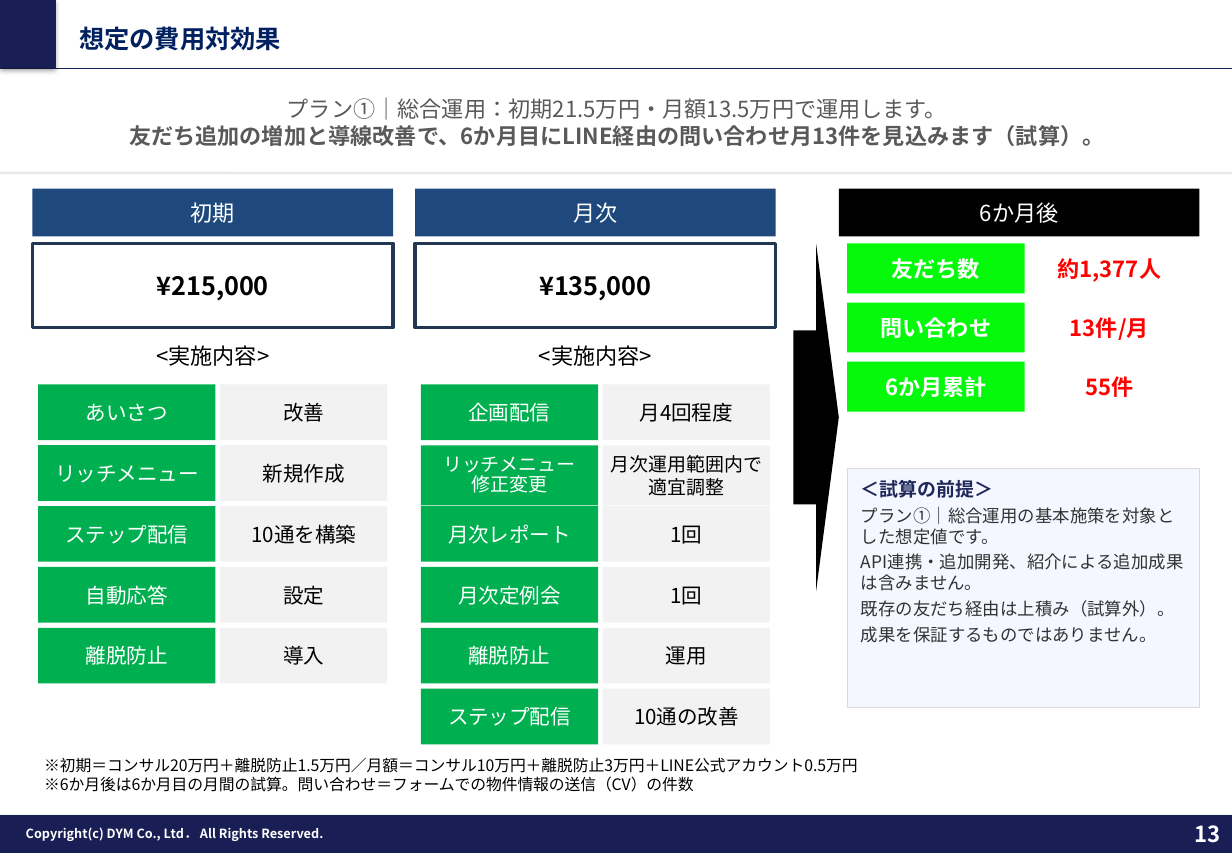
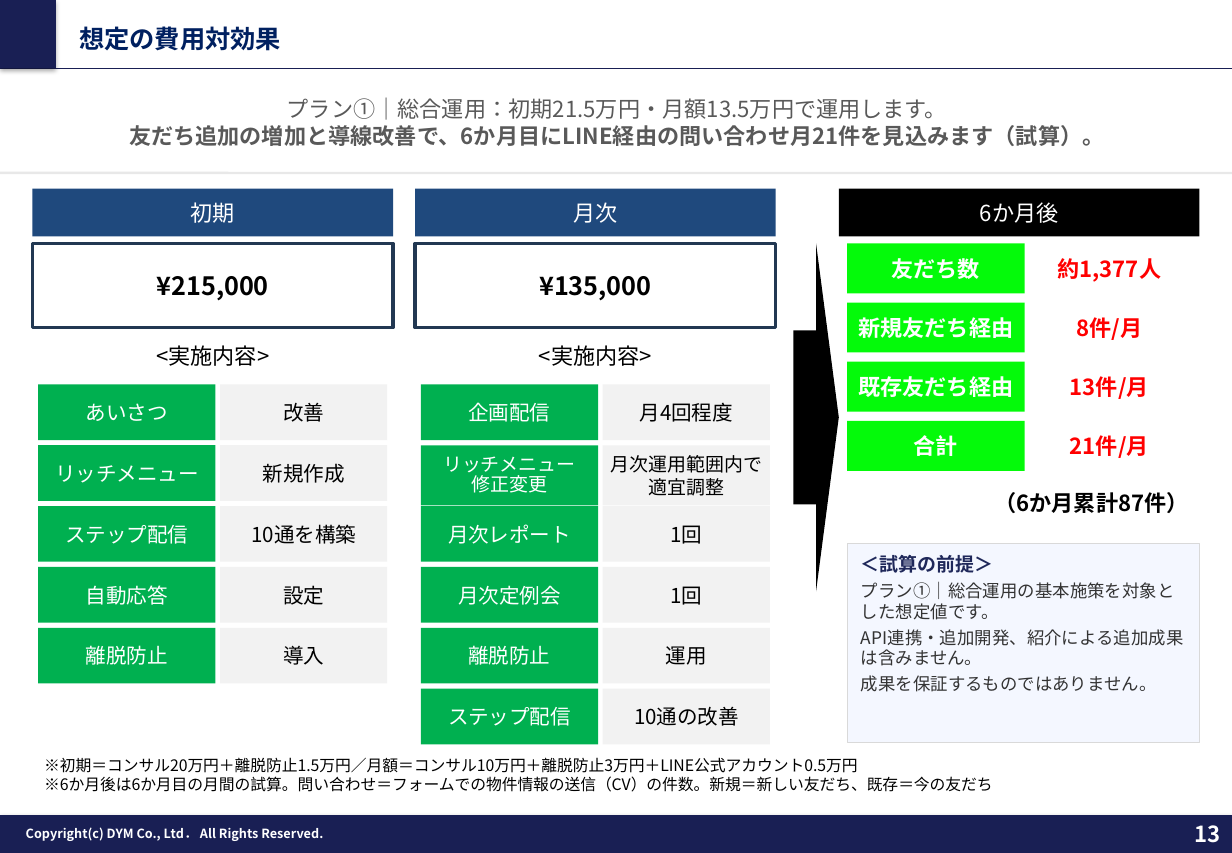
Before and after one commit to tonomura-r-dev/folder, a slide deck: slide 13 of 202610_株式会社あらうち御中_LINE公式アカウント運用のご提案_v9.pptx. Drawn at 1232x853 pixels with LibreOffice and Linux fonts; fonts in the diff are those of the drawing; background and template pictures are left out. Boxes give left, top, right and bottom in pixels: in the first picture for what was removed or moved away, otherwise in the second. Text is boxed around its words. In the diff, an @@ line names an element or a change of style, - is before the commit and + after.

```diff
--- a/202610_株式会社あらうち御中_LINE公式アカウント運用のご提案_v9.pptx
+++ b/202610_株式会社あらうち御中_LINE公式アカウント運用のご提案_v9.pptx
@@ text at [129, 125, 1104, 146]: text changed @@
-友だち追加の増加と導線改善で、6か月目にLINE経由の問い合わせ月13件を見込みます（試算）。
+友だち追加の増加と導線改善で、6か月目にLINE経由の問い合わせ月21件を見込みます（試算）。
@@ text in rectangle at [858, 317, 1013, 338]: text changed @@
-問い合わせ
+新規友だち経由
@@ text at [1076, 317, 1142, 340]: text changed @@
-13件/月
+8件/月
@@ rectangle added at [847, 362, 1025, 412], fill #04FA0A, 14 pt, text #FFFFFF, bold @@
+既存友だち経由
@@ text added at [1070, 376, 1149, 399], 14 pt, text #FF0000, bold @@
+13件/月
@@ rectangle "合計": place and size @@
-rectangle "合計" at [847, 362, 1025, 412]
+rectangle "合計" at [847, 421, 1025, 471]
@@ text in rectangle at [914, 435, 958, 456]: text changed @@
-6か月累計
+合計
@@ text at [1070, 435, 1149, 458]: text changed @@
-55件
+21件/月
@@ text added at [994, 492, 1188, 513], 14 pt, text #000000, bold @@
+（6か月累計87件）
@@ rectangle "＜試算の前提＞": place and size @@
-rectangle "＜試算の前提＞" at [847, 469, 1200, 708]
+rectangle "＜試算の前提＞" at [847, 544, 1200, 743]
@@ text in rectangle at [861, 600, 1175, 617]: paragraph removed @@
-既存の友だち経由は上積み（試算外）。
@@ text at [44, 776, 992, 792]: text changed @@
-※6か月後は6か月目の月間の試算。問い合わせ＝フォームでの物件情報の送信（CV）の件数
+※6か月後は6か月目の月間の試算。問い合わせ＝フォームでの物件情報の送信（CV）の件数。新規＝新しい友だち、既存＝今の友だち
```
Also in this commit, not shown: 3 other slides changed, 4 other files.
